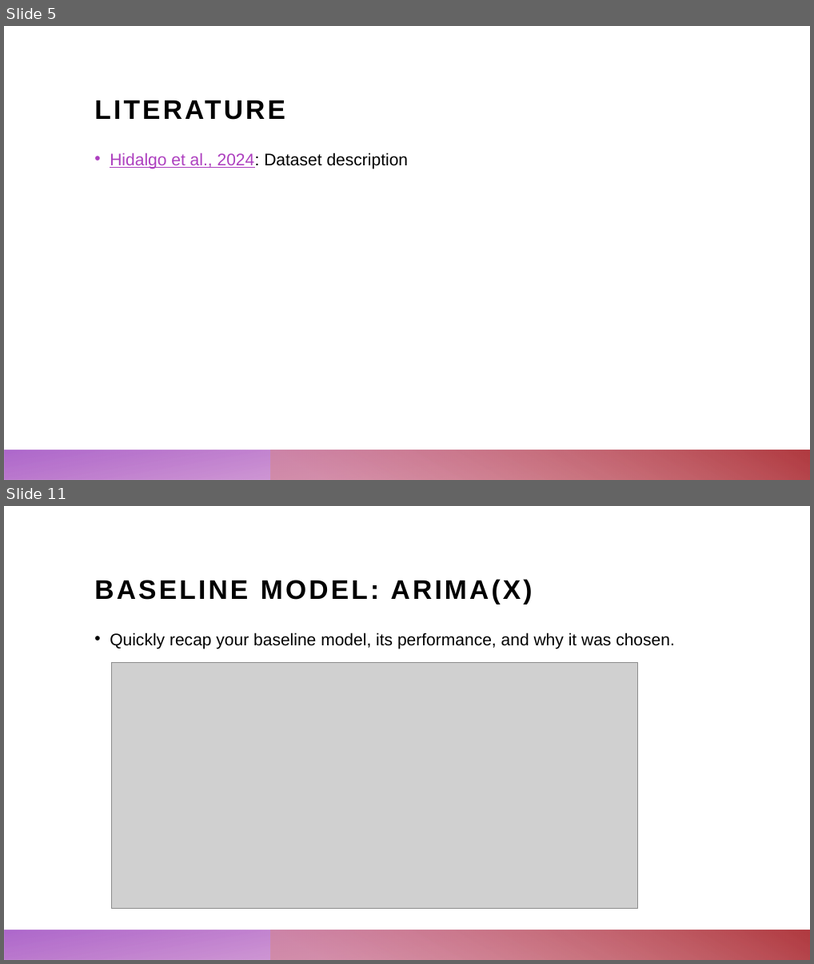
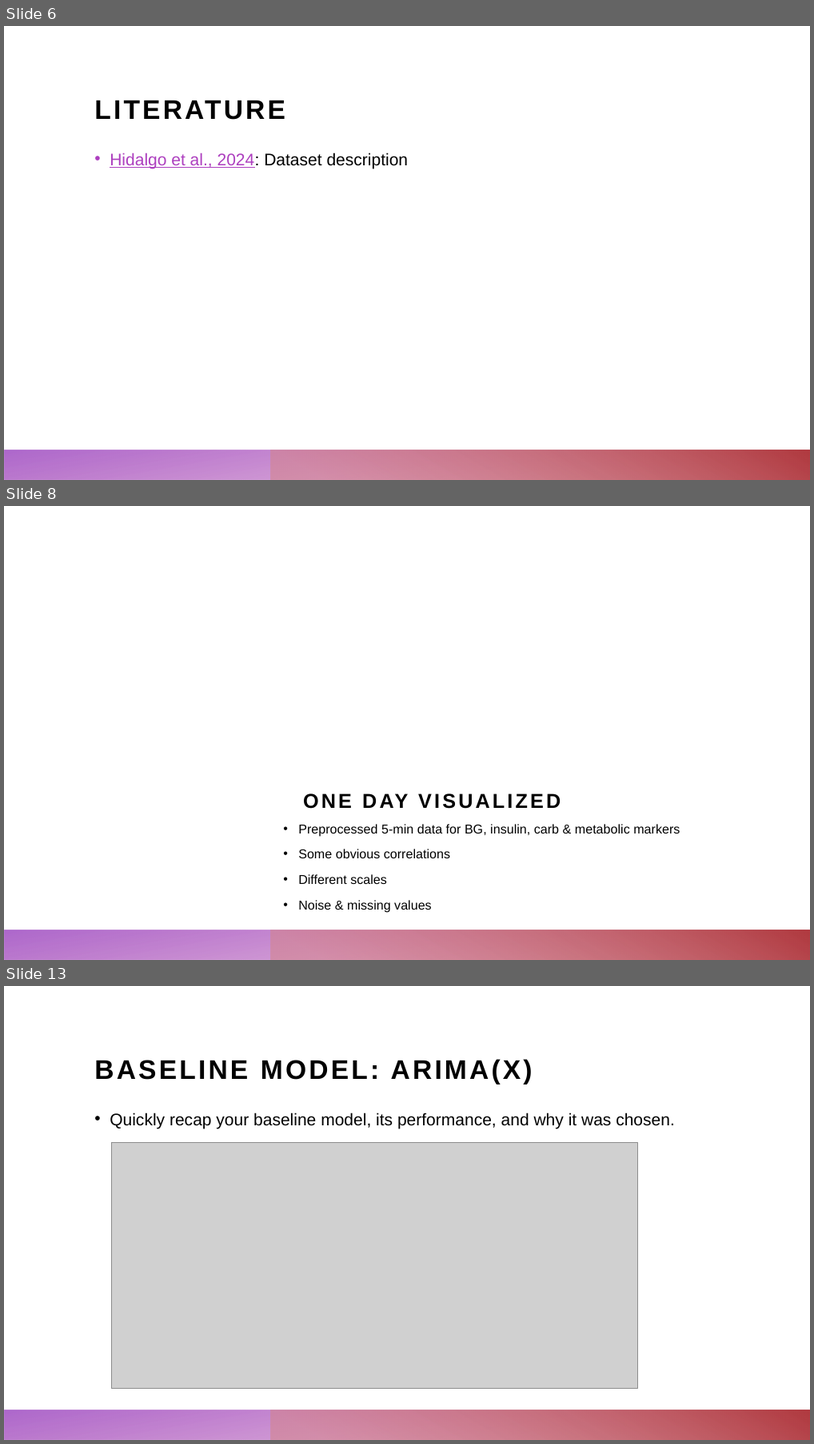
Before and after one commit to ChristopherKunze-Git/AdvancedTimeSeriesCourse-Engineering-Data, a slide deck: 4_Presentation/Blood_glucose_prediction.pptx. Shown one above the other, each under a label of ours: slides 5 and 11 before the commit, slides 6, 8 and 13 after it; the slides between them are not shown. The pictures are 814x964 and 814x1444 pixels, drawn with LibreOffice and Linux fonts; fonts in the diff are those of the drawing; grey boxes stand for pictures; background and template pictures are left out. Boxes give left, top, right and bottom in pixels: in the first picture for what was removed or moved away, otherwise in the second. Text is boxed around its words. In the diff, an @@ line names an element or a change of style, - is before the commit and + after.

Commit message:
data and preprocessing

```diff
--- a/4_Presentation/Blood_glucose_prediction.pptx
+++ b/4_Presentation/Blood_glucose_prediction.pptx
@@ slide 8 added at [4,506,810,960], background picture (left out); not listed: 2 template elements that a slide beside it also shows @@
@@ title added at [303,783,603,816], 24 pt, text #000000, bold @@
+ONE DAY VISUALIZED
@@ text added at [298,824,680,912], 15.3 pt, text #000000 @@
+• Preprocessed 5-min data for BG, insulin, carb & metabolic markers
+• Some obvious correlations
+• Different scales
+• Noise & missing values
@@ what was slide 5 is now slide 6 @@
@@ what was slide 11 is now slide 13 @@
```
Also in this commit, not shown: 7 slides changed, 2 other slides added, 1 slide removed, 5 other files.
